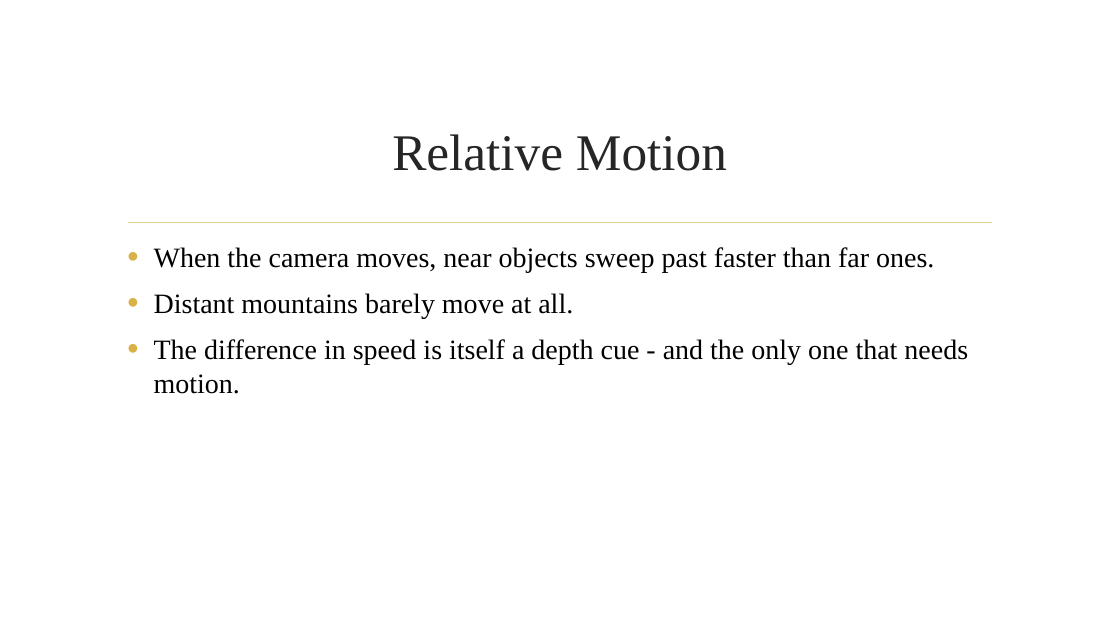
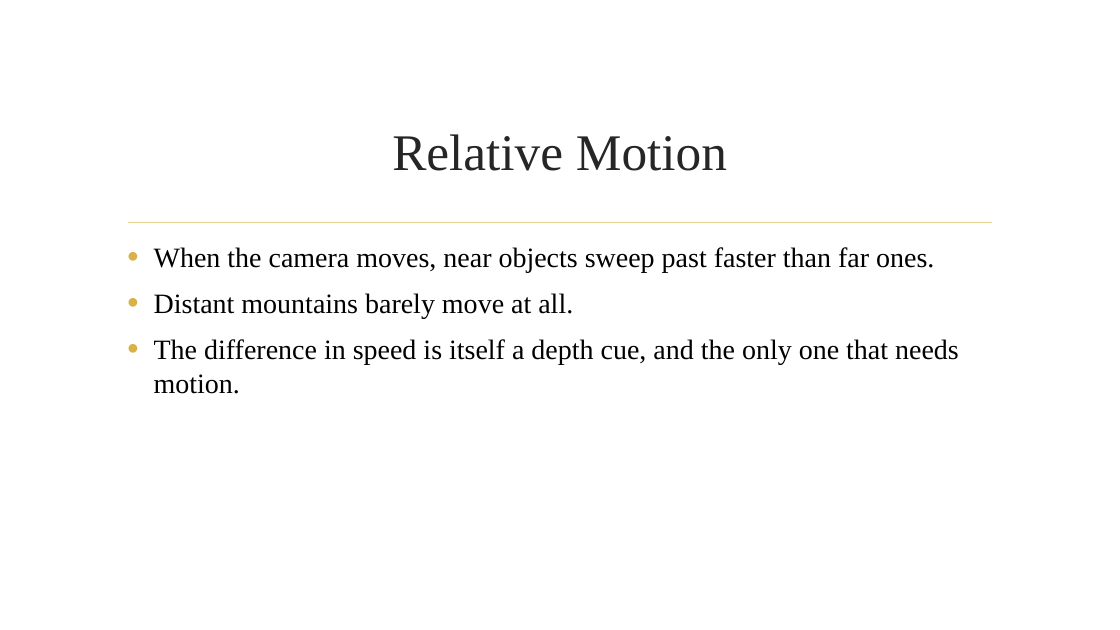
Before and after one commit to dcoes/Classes, a slide deck: slide 19 of Storyboarding/NewLectures/06_Perspective_REVISED.pptx. Drawn at 1120x630 pixels with LibreOffice and Linux fonts; fonts in the diff are those of the drawing; background and template pictures are left out. Boxes give left, top, right and bottom in pixels: in the first picture for what was removed or moved away, otherwise in the second. Text is boxed around its words. In the diff, an @@ line names an element or a change of style, - is before the commit and + after.

```diff
--- a/Storyboarding/NewLectures/06_Perspective_REVISED.pptx
+++ b/Storyboarding/NewLectures/06_Perspective_REVISED.pptx
@@ text at bbox=[154, 339, 959, 394]: text changed @@
-• The difference in speed is itself a depth cue - and the only one that needs motion.
+• The difference in speed is itself a depth cue, and the only one that needs motion.
```
Also in this commit, not shown: 15 other slides changed, 21 other files.
